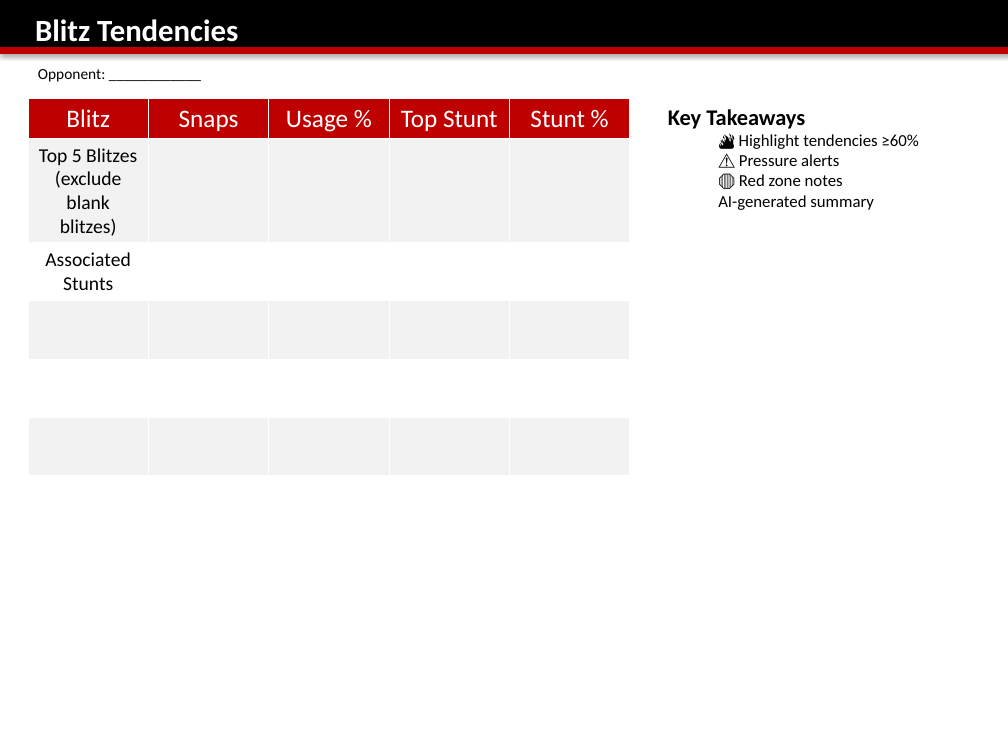
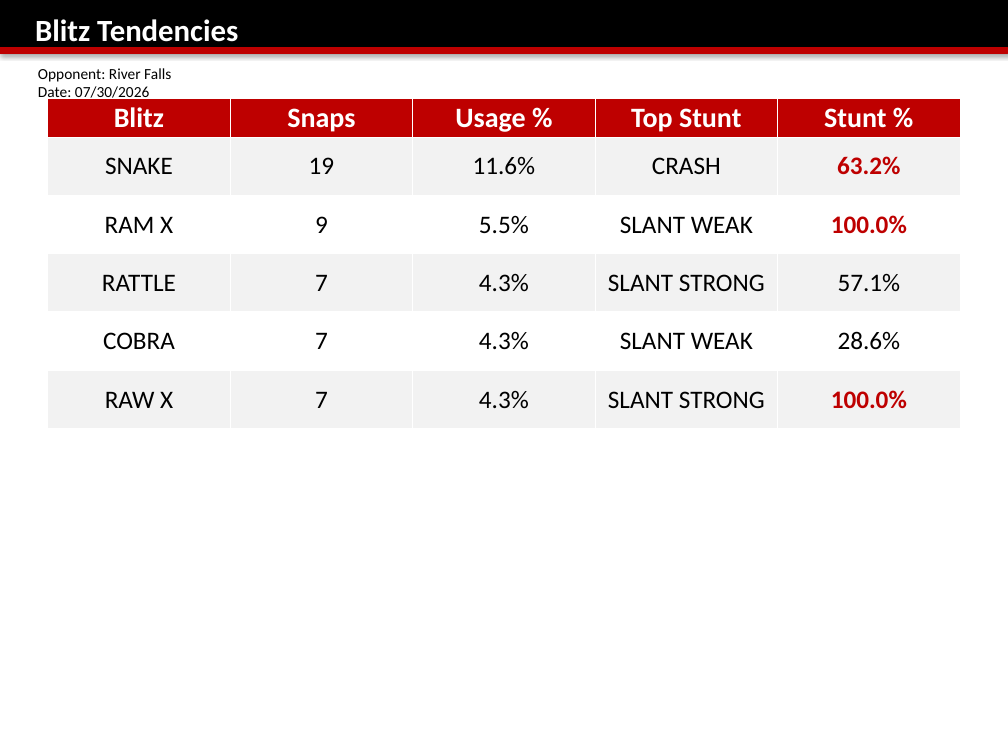
Before and after one commit to coacheigenberger/app-based-off-report, a slide deck: slide 2 of MASTER DEF Breakdown Template.pptx. Drawn at 1008x756 pixels with LibreOffice and Linux fonts; fonts in the diff are those of the drawing; background and template pictures are left out. Boxes give left, top, right and bottom in pixels: in the first picture for what was removed or moved away, otherwise in the second. Text is boxed around its words. In the diff, an @@ line names an element or a change of style, - is before the commit and + after.

```diff
--- a/MASTER DEF Breakdown Template.pptx
+++ b/MASTER DEF Breakdown Template.pptx
@@ text at [38, 68, 171, 102]: text changed @@
-Opponent: ____________
+Opponent: River Falls Date: 07/30/2026
@@ table at [47, 98, 960, 428] @@
-row 2: Top 5 Blitzes (exclude blank blitzes) |  |  |  | 
+row 2: SNAKE | 19 | 11.6% | CRASH | 63.2%
-row 3: Associated Stunts |  |  |  | 
+row 3: RAM X | 9 | 5.5% | SLANT WEAK | 100.0%
-row 4:  |  |  |  | 
+row 4: RATTLE | 7 | 4.3% | SLANT STRONG | 57.1%
-row 5:  |  |  |  | 
+row 5: COBRA | 7 | 4.3% | SLANT WEAK | 28.6%
-row 6:  |  |  |  | 
+row 6: RAW X | 7 | 4.3% | SLANT STRONG | 100.0%
@@ size 18 to 20 pt, bold on in "Blitz", "Snaps", "Usage %", "Top Stunt" and 1 more places @@
@@ table: place and size @@
-table at [28, 98, 628, 476]
+table at [47, 98, 960, 428]
@@ text removed at [668, 109, 918, 210] @@
-Key Takeaways
-  🔥 Highlight tendencies ≥60%
-  ⚠️ Pressure alerts
-  🛑 Red zone notes
-  AI-generated summary
```
Also in this commit, not shown: 5 other slides changed, 2 other files.
